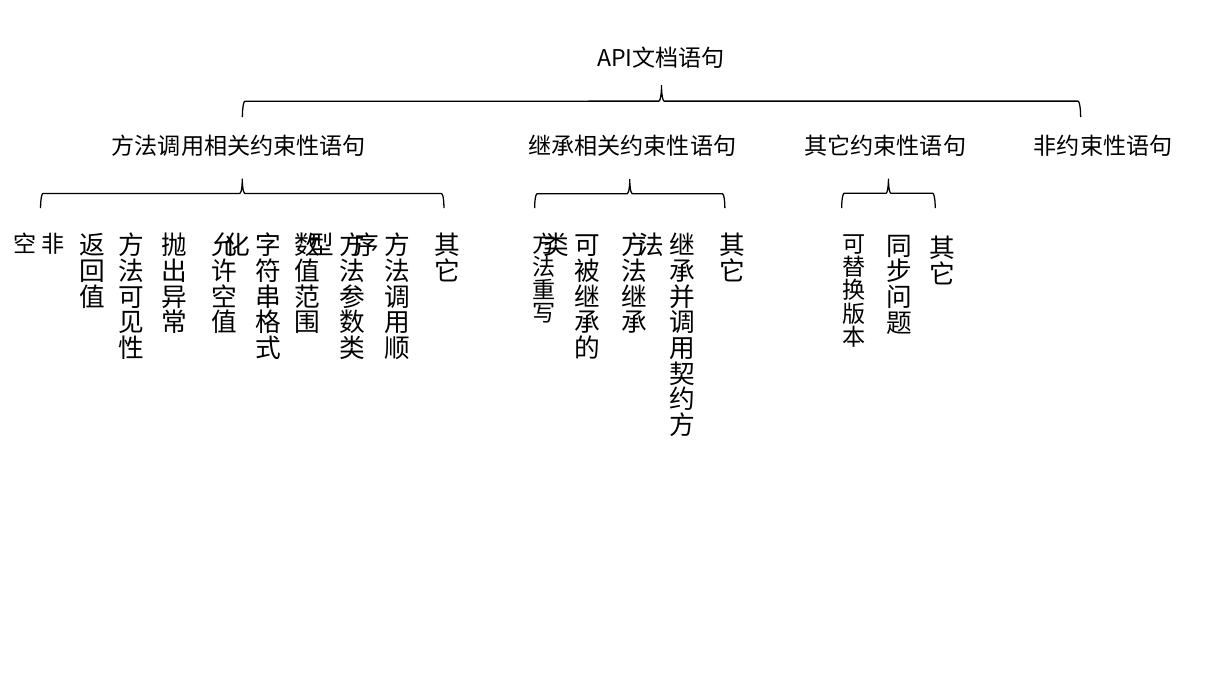
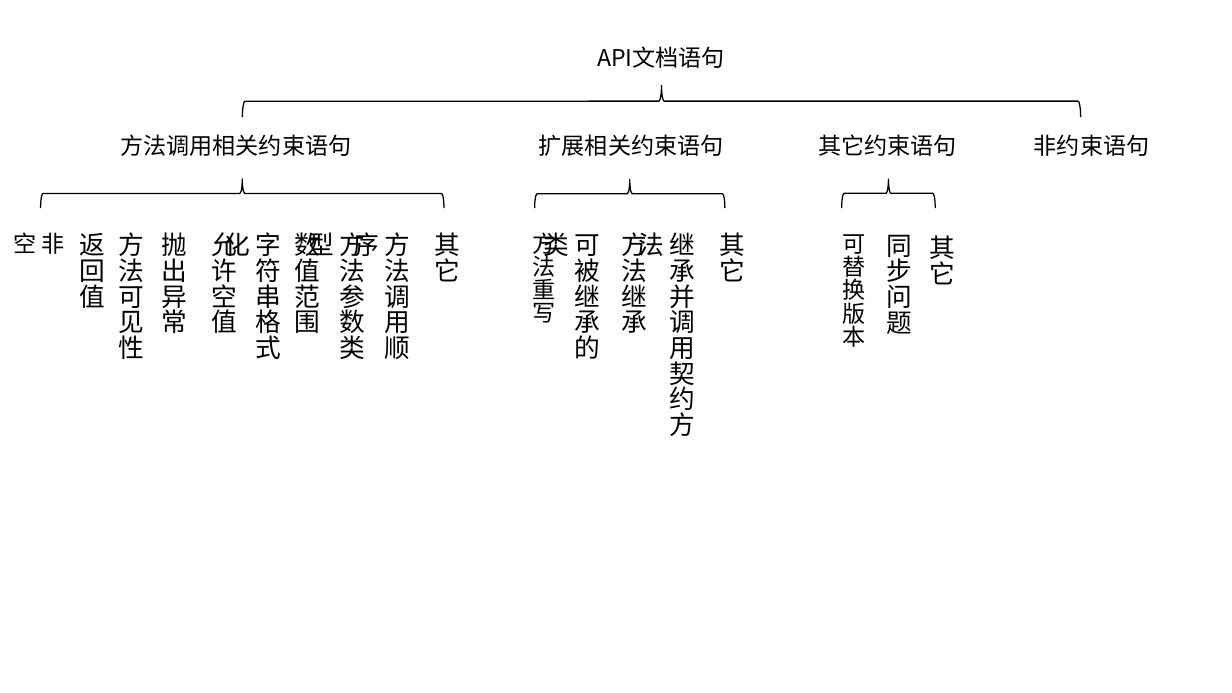
Before and after one commit to zk467701860/SKnowledgeGraph, a slide deck: slide 7 of directive_classification/毕业论文/图片/新建 Microsoft PowerPoint 演示文稿.pptx (slide 6 before the commit). Drawn at 1232x693 pixels with LibreOffice and Linux fonts; fonts in the diff are those of the drawing. Boxes give left, top, right and bottom in pixels: in the first picture for what was removed or moved away, otherwise in the second. Text is boxed around its words. In the diff, an @@ line names an element or a change of style, - is before the commit and + after.

```diff
--- a/directive_classification/毕业论文/图片/新建 Microsoft PowerPoint 演示文稿.pptx
+++ b/directive_classification/毕业论文/图片/新建 Microsoft PowerPoint 演示文稿.pptx
@@ text at (120, 134, 351, 156): text changed @@
-方法调用相关约束性语句
+方法调用相关约束语句
@@ text at (539, 134, 724, 156): text changed @@
-继承相关约束性语句
+扩展相关约束语句
@@ text at (818, 134, 957, 156): text changed @@
-其它约束性语句
+其它约束语句
@@ text at (1034, 134, 1149, 156): text changed @@
-非约束性语句
+非约束语句
```
Also in this commit, not shown: 1 other slide changed, 15 slides added, 37 other files.
